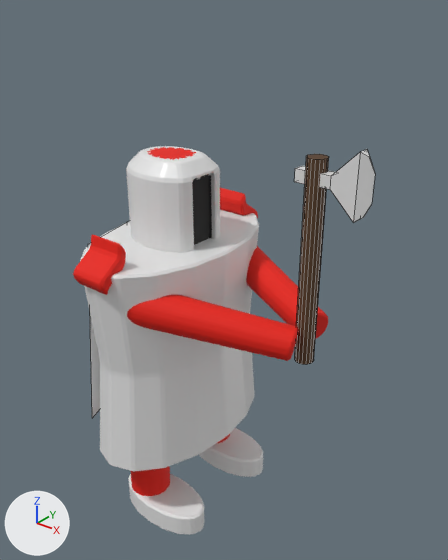
A saved change to the FBX model models/character.fbx.
Camera for both pictures: a camera (50 mm lens) standing at (1.81, -1.91, 1.54) and looking at (0.24, 0.05, 0.33). Arrows for +X, +Y and +Z are at lower left; the lights stay in place. Mesh edges are drawn as thin lines on the coarser meshes. Where no turn or scale is listed for an object, it has been applied to the vertices.

The first picture shows 'Axe', 'Character', 'Mantle'.
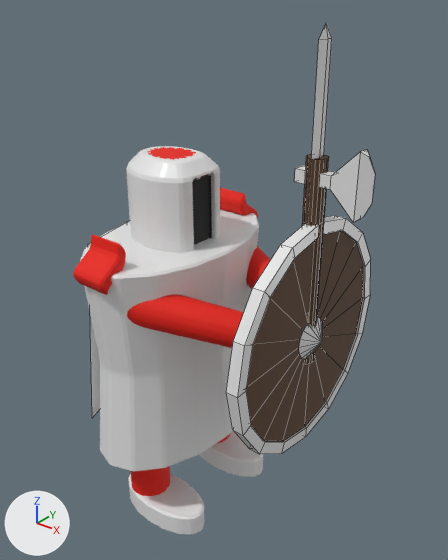
Commit message: Add shield to character

Boxes [x1, y1, x2, y2] around the edits, measured in the pictures (448 x 560 px):
'Shield', added: after [226, 215, 370, 454]
    faces in mat_wood (brown #553a21): [246, 231, 363, 441]
    faces in mat_metal (white #e7e7e7): [226, 215, 370, 454]
'Sword', shown: after [307, 23, 332, 225]

Patch to the scene script:
```diff
--- a/models/character.fbx.py
+++ b/models/character.fbx.py
@@ me_cylinder_002 @@
+me_cylinder_002.from_pydata(...)  # 113 vertices, 113 faces; spans x -0.025..0.065, y -0.5..0.5, z -0.5..0.5
+# faces by material slot: [96, 17]
+me_cylinder_002.materials.append(mat_metal)  # white #e7e7e7
+me_cylinder_002.materials.append(mat_wood)  # brown #553a21
@@ ob_sword @@
 ob_sword.location = (0.704, 0.0, 0.236)
-ob_sword.hide_viewport = True
@@ ob_shield @@
+ob_shield = bpy.data.objects.new('Shield', me_cylinder_002)
+ob_shield.location = (0.714, 0.0, 0.236)
```
